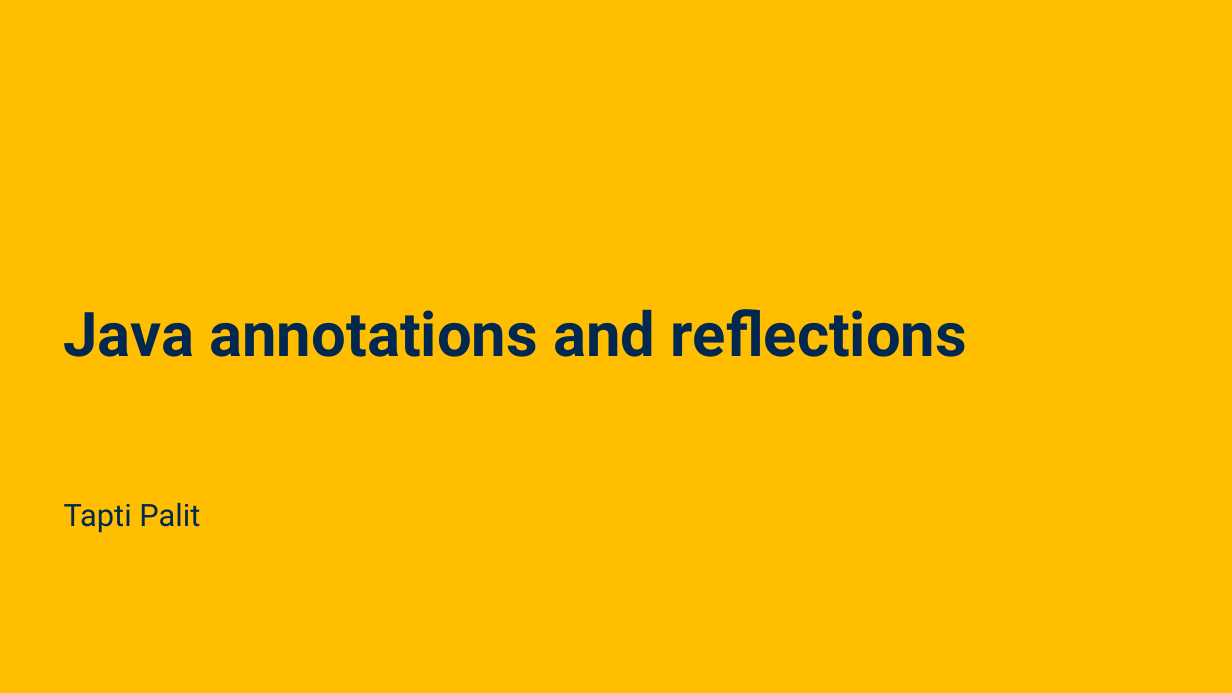
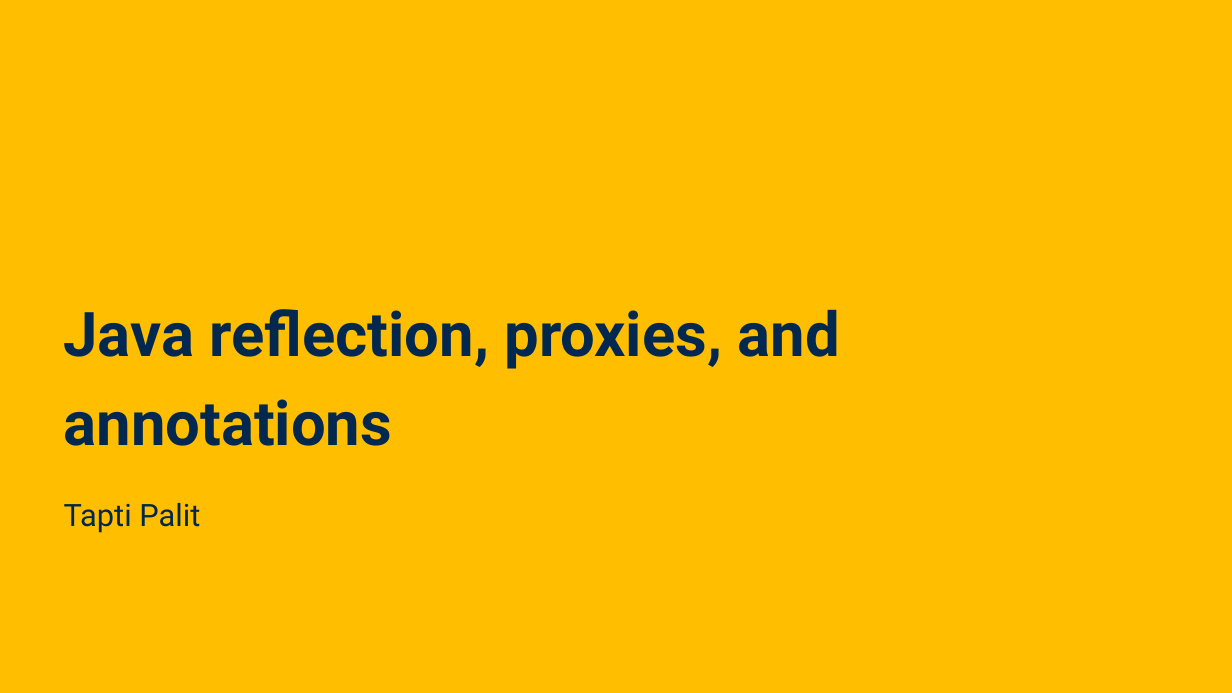
Before and after one commit to davsec-teaching/ECS160-Winter2025, a slide deck: slide 1 of slides/5_annotations_and_reflection.pptx. Drawn at 1232x693 pixels with LibreOffice and Linux fonts; fonts in the diff are those of the drawing; background and template pictures are left out. Boxes give left, top, right and bottom in pixels: in the first picture for what was removed or moved away, otherwise in the second. Text is boxed around its words. In the diff, an @@ line names an element or a change of style, - is before the commit and + after.

```diff
--- a/slides/5_annotations_and_reflection.pptx
+++ b/slides/5_annotations_and_reflection.pptx
@@ text at <box>64,309,840,446</box>: text changed @@
-Java annotations and reflections
+Java reflection, proxies, and annotations
```
Also in this commit, not shown: 7 other slides changed, 18 slides added, 1 slide removed.
